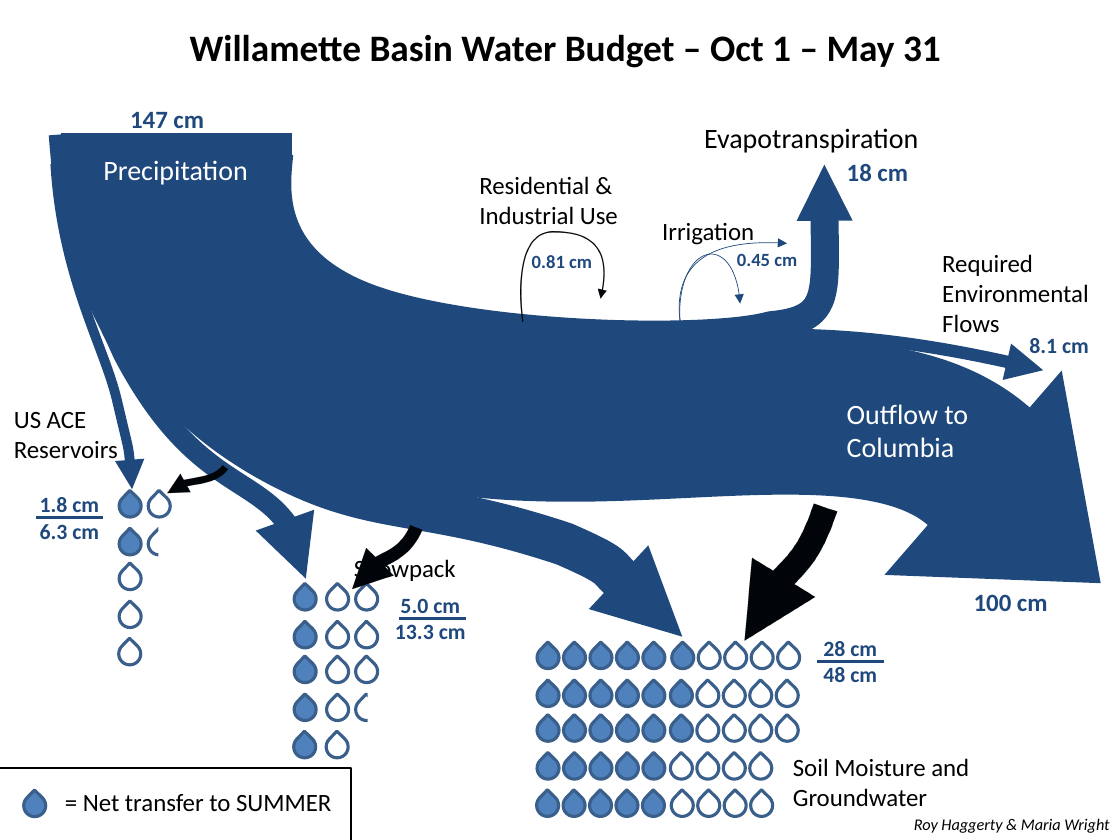
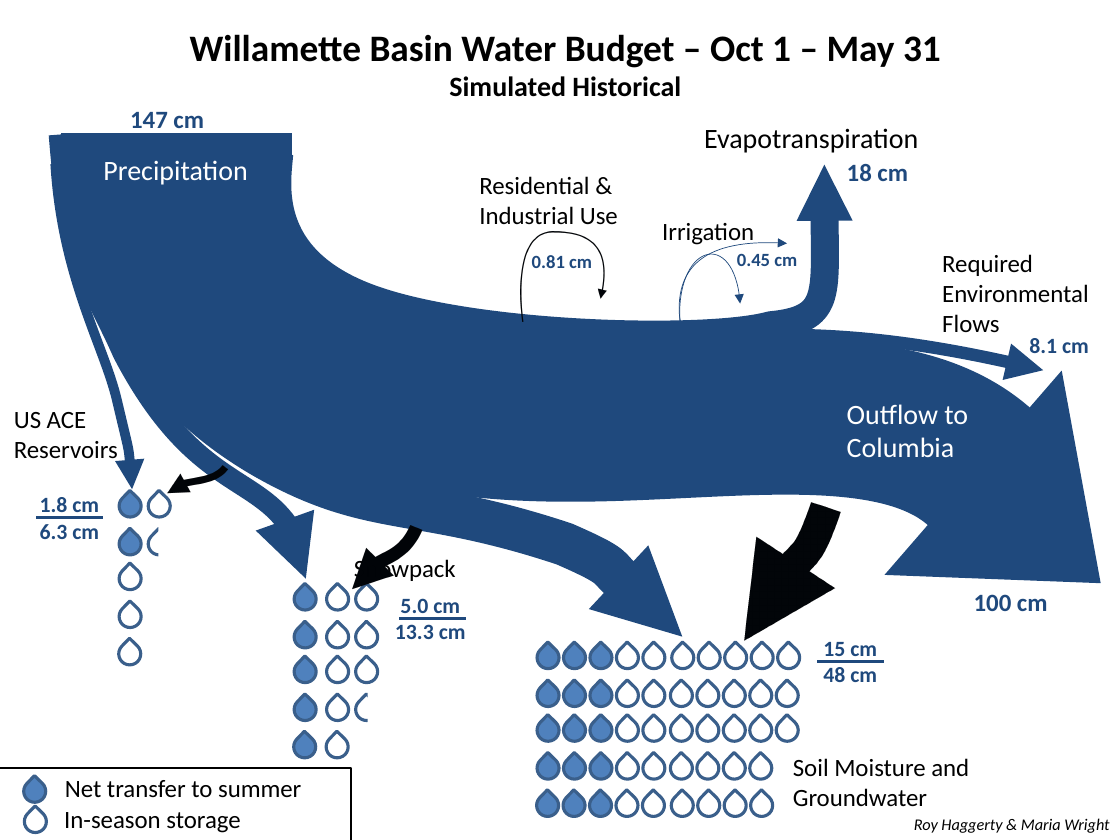
Before and after one commit to marathanman4202/WB-box-diagram, a slide deck: slide 2 of WaterBudget.pptx (slide 1 before the commit). Drawn at 1120x840 pixels with LibreOffice and Linux fonts; fonts in the diff are those of the drawing. Boxes give left, top, right and bottom in pixels: in the first picture for what was removed or moved away, otherwise in the second. Text is boxed around its words. In the diff, an @@ line names an element or a change of style, - is before the commit and + after.

```diff
--- a/WaterBudget.pptx
+++ b/WaterBudget.pptx
@@ text at (449,76,681,97): paragraph added @@
+Simulated Historical
@@ freeform shape at (744,496,826,652): outline #1F497D 16 pt to #1F497D 20 pt @@
@@ text at (823,642,877,663): text changed @@
-28 cm
+15 cm
@@ teardrop: place and size @@
-teardrop at (19,789,51,821)
+teardrop at (19,776,51,808)
@@ fill #4F81BD to #FFFFFF in 13 elements at (666,714,698,746), (611,642,643,673), (638,642,670,673), (667,642,699,673), (611,789,643,821), (638,789,670,821), (611,714,643,746), (638,714,670,746), (611,680,643,711), (638,680,670,711), (666,680,698,711), (611,752,643,784), (638,752,670,784) @@
@@ teardrop added at (20,806,52,838), fill #FFFFFF, outline #3A5F8C 2 pt @@
@@ text at (65,780,301,798): text changed @@
-= Net transfer to SUMMER
+Net transfer to summer
@@ text added at (64,812,240,833), 16 pt, text #000000 @@
+In-season storage
```
Also in this commit, not shown: 1 other slide changed, 1 slide added, 1 other file.
